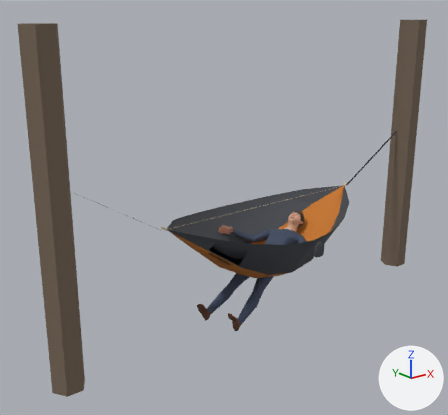
One commit to the glTF model priv/models/hammock_camping_person.far.glb: the scene before it, then after it.
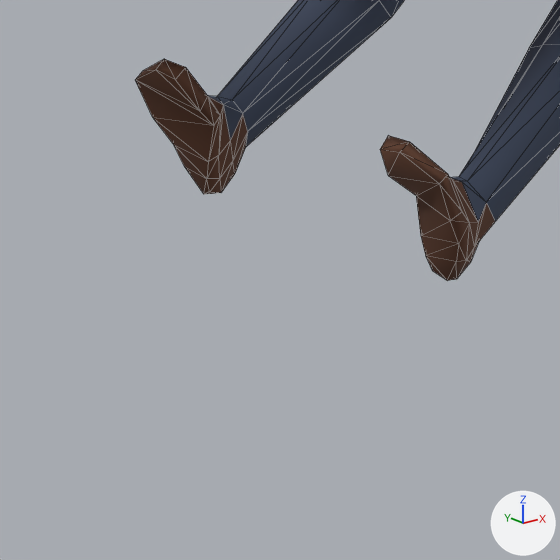
The first picture shows the older version from a 50 mm lens placed at (-4.12, -4.47, 3.07), pointed at (-0.41, 0.17, 1.22). The close-ups show the older and then the newer version on the part from 40% to 56% of the width and 71% to 88% of the height of that picture. Only the edits that show in the close-ups are written down. Every picture has the same lights, and +X, +Y and +Z are marked at lower right. The close-ups show mesh edges as thin lines. Where no turn or scale is listed for an object, it has been applied to the vertices. Vertices at exactly the same position are counted once.

Names of what the first close-up shows: 'person_mesh'.
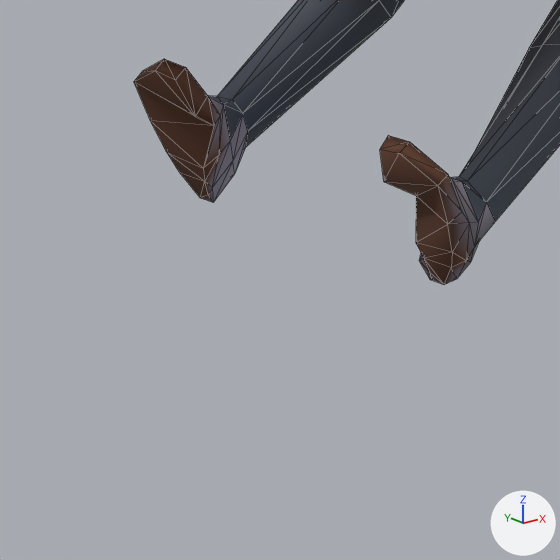
Location of each change, [x1, y1, x2, y2] in pixels of the close-ups (560 x 560 px; the box of a moved part takes in the faces that stretch with it):
'person_mesh', recoloured, reshaped
    before: [135, 0, 560, 281]
    after: [134, 0, 560, 285]
part 1 of me_person_mesh, moved or reshaped
    before: [380, 149, 469, 281]
    after: [380, 150, 469, 285]
part 2 of me_person_mesh, moved or reshaped
    before: [136, 68, 235, 194]
    after: [134, 68, 235, 203]

Diff of the bpy script that builds the scene:
```diff
--- a/priv/models/hammock_camping_person.far.glb.py
+++ b/priv/models/hammock_camping_person.far.glb.py
@@ mat_color_male_casualsuit01 @@
 n0 = _N.new('ShaderNodeBsdfPrincipled'); n0.name = 'Principled BSDF'
-n0.inputs[0].default_value = (0.0497, 0.0685, 0.117, 1.0)  # 'Base Color', dark blue #3f4a60
 n0.inputs[2].default_value = 0.9  # 'Roughness'
 n1 = _N.new('ShaderNodeOutputMaterial'); n1.name = 'Material Output'
+n2 = _N.new('ShaderNodeVertexColor'); n2.name = 'Color Attribute'
 _L.new(n0.outputs[0], n1.inputs[0])  # 'BSDF' to 'Surface'
+_L.new(n2.outputs[0], n0.inputs[0])  # 'Color' to 'Base Color'
@@ mat_color_shoes01 @@
 n0 = _N.new('ShaderNodeBsdfPrincipled'); n0.name = 'Principled BSDF'
-n0.inputs[0].default_value = (0.122, 0.0482, 0.0252, 1.0)  # 'Base Color', brown #623e2c
 n0.inputs[2].default_value = 0.9  # 'Roughness'
 n1 = _N.new('ShaderNodeOutputMaterial'); n1.name = 'Material Output'
+n2 = _N.new('ShaderNodeVertexColor'); n2.name = 'Color Attribute'
 _L.new(n0.outputs[0], n1.inputs[0])  # 'BSDF' to 'Surface'
+_L.new(n2.outputs[0], n0.inputs[0])  # 'Color' to 'Base Color'
@@ me_person_mesh @@
 # verts and faces of me_person_mesh; kept vertices keep their numbers, new ones are numbered from 838
-me_person_mesh.from_pydata(...)  # 838 vertices, 1644 faces; spans x -0.12..1.51, y -0.34..0.72, z -0.04..0.77
+me_person_mesh.from_pydata(...)  # 805 vertices, 1568 faces; spans x -0.12..1.51, y -0.34..0.72, z -0.04..0.77
+# me_person_mesh part 1
+for i in [354, 358, 363]: verts[i] += (-0.01, 0.0, 0.0)
+verts[353] = (0.06, -0.16, -0.04)  # moved, pixel (430, 279)
+verts[356] = (0.07, -0.18, -0.04)  # moved, pixel (444, 284)
+verts[360] = (0.05, -0.21, 0.02)  # moved, pixel (452, 252)
+verts[361] = (0.06, -0.2, -0.01)  # moved, pixel (451, 267)
+# me_person_mesh part 2
+verts[383] = (-0.04, 0.15, -0.01)  # moved, pixel (212, 187)
+verts[384] = (-0.03, 0.16, -0.04)  # moved, pixel (213, 202)
+verts[387] = (-0.03, 0.18, -0.04)  # moved, pixel (200, 198)
+verts[393] = (-0.05, 0.15, 0.02)  # moved, pixel (203, 168)
+verts[389] = (-0.08, 0.13, 0.11)  # moved, pixel (195, 116)
+verts[390] = (-0.05, 0.2, -0.01)  # moved, pixel (179, 172)
+verts[391] = (-0.07, 0.21, 0.02)  # moved, pixel (166, 152)
+# other edits to the shape of me_person_mesh do not show in these pictures
 me_person_mesh.materials.append(mat_color_male_casualsuit01)
```
